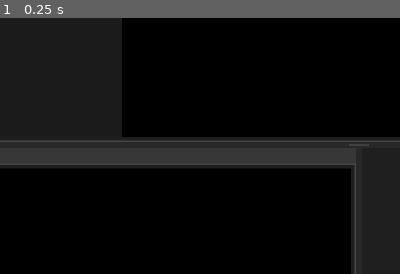
Above: before the commit, frame 1.
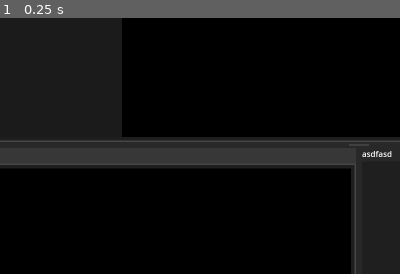
Above: after the commit, the same moment.

Repository: PatrikAAberg/dmce-gui
Game: Godot game, scene res://TraceGUI.tscn
The game is run twice, just before and just after one commit, with the same random seed, the same clock (stepped at 60 frames per second) and the same inputs.
Inputs:
- Up to frame 1 (0.25 s): no input
The pictures show only the part of the screen within x 5-55%, y 40-90%; the shares and areas given below are measured in that part.

The runs differ from the first frame. In frame 1, 0.1% of the frame differs, in the area x 90-98%, y 51-55%.
Error before the commit: Invalid access of index '0' on a base object of type: 'Array'. (res://MovieChart.gd:12)
Error after the commit: Invalid access of index '0' on a base object of type: 'Array'. (res://MovieChart.gd:19)

Commit message:
trace: search for functions in histo

Diff:
--- a/dmcetraceGUI/MovieChart.gd
+++ b/dmcetraceGUI/MovieChart.gd
@@ -2,16 +2,22 @@
 
 var tgui
 var scrollbar
+var infolabel
 var chartoffset = 0
+var width = 10
+var numprobes = 0
+var visibleprobes = 0
+var Height = 0
+var Width = 0
 
 func Init(node):
 	tgui = node
 
 func Update():
-	var Width = tgui.MovieChartContainer.size.x
-	var numprobes = len(tgui.Trace[tgui.TActive].ProbeHistogram)
-	var width = 10
-	var visibleprobes = int(Width / width)
+	Height = tgui.MovieChartContainer.size.y
+	Width = tgui.MovieChartContainer.size.x
+	numprobes = len(tgui.Trace[tgui.TActive].ProbeHistogram)
+	visibleprobes = int(Width / width)
 	if  numprobes <= visibleprobes:
 		scrollbar.visible = false
 	else:
@@ -22,11 +28,28 @@
 # Called when the node enters the scene tree for the first time.
 func _ready():
 	scrollbar = get_node("../../MovieHScrollBar")
+	infolabel = get_node("../../ProbeInfoLabel")
 	scrollbar.value_changed.connect(self._value_changed)
 
 # Called every frame. 'delta' is the elapsed time since the previous frame.
 func _process(delta):
 	pass
+
+func SetActiveProbe(probenbr):
+	var ind = tgui.Trace[tgui.TActive].UniqueProbeList.find(probenbr)
+	if ind != -1:
+		infolabel.text = tgui.Trace[tgui.TActive].LinePathFunc[ind]
+
+func MouseLeftPressed():
+	tgui.FindLineEdit.text = infolabel.text
+	var tmpindex = tgui.Trace[tgui.TActive].index
+	tgui._find_next_button_pressed()
+	if tmpindex == tgui.Trace[tgui.TActive].index:
+		tgui._find_prev_button_pressed()
+
+func MouseMoved():
+	var probenbr = tgui.Trace[tgui.TActive].UniqueProbeList[int( self.get_local_mouse_position().x / width) + chartoffset]
+	SetActiveProbe(probenbr)
 
 func _value_changed(val):
 	chartoffset = val
@@ -36,14 +59,11 @@
 	return log(value) / log(10)
 
 func _draw():
-	var Width = tgui.MovieChartContainer.size.x
-	var Height = tgui.MovieChartContainer.size.y
-	var width = 10
 	var height
-	var max = log10(tgui.Trace[tgui.TActive].ProbeHistogram.max())
+	var hmax = log10(tgui.Trace[tgui.TActive].ProbeHistogram.max())
 
 	for i in range (chartoffset, len(tgui.Trace[tgui.TActive].ProbeHistogram)):
-		height = (log10(tgui.Trace[tgui.TActive].ProbeHistogram[i]) / max) * Height
+		height = (log10(tgui.Trace[tgui.TActive].ProbeHistogram[i]) / hmax) * Height
 		if height < 2:
 			height = 2
 		draw_rect(Rect2((i - chartoffset) * width, Height, width - 2, - height), Color.DARK_BLUE, true)
--- a/dmcetraceGUI/TraceGUI.gd
+++ b/dmcetraceGUI/TraceGUI.gd
@@ -287,6 +287,7 @@
 	tracetmp.TraceEntry2ProbeListIndex = []
 	tracetmp.UniqueProbeList = [] 			# probe numbers found in the trace
 	tracetmp.ProbeHistogram = []			# Number of hits per unique probe above
+	tracetmp.LinePathFunc = []
 	tracetmp = FTreeInit(tracetmp)
 
 	if mode == "bundle":
@@ -305,7 +306,9 @@
 			var core = int(line.split("@")[0])
 			var ts = int(line.split("@")[1])
 			var srcpath = line.split("@")[2]
-			var pathfunc = srcpath + ":" + line.split("@")[4]
+			var function = line.split("@")[4]
+			var pathfunc = srcpath + ":" + function
+			var linenbr = line.split("@")[3]
 			var m = re_get_probenbr.search(line)
 			if m:
 				var pnum = int(m.get_string(1))
@@ -313,6 +316,7 @@
 				if index == -1:
 					tracetmp.UniqueProbeList.append(pnum)
 					tracetmp.ProbeHistogram.append(1)
+					tracetmp.LinePathFunc.append(srcpath + "@" + linenbr + "@" + function)
 				else:
 					tracetmp.ProbeHistogram[index] += 1
 
@@ -781,8 +785,15 @@
 		PopulateViews(TRACE)
 
 func _in_tchart(_pos):
-	if TChart.get_local_mouse_position().y  > 0 and TChart.get_local_mouse_position().x >= TChartXOffset:
-		return true
+	if TChartBox.get_local_mouse_position().y  > 0 and TChartBox.get_local_mouse_position().y < TChartBox.size.y:
+		if TChartBox.get_local_mouse_position().x > 0 and TChartBox.get_local_mouse_position().x < TChartBox.size.x:
+			return true
+	return false
+
+func _in_moviebox():
+	if MovieChartContainer.get_local_mouse_position().y  > 0 and MovieChartContainer.get_local_mouse_position().y < MovieChartContainer.size.y:
+		if MovieChartContainer.get_local_mouse_position().x > 0 and MovieChartContainer.get_local_mouse_position().x < MovieChartContainer.size.x:
+			return true
 	return false
 
 func _in_corelist(_pos):
@@ -876,6 +887,13 @@
 	if ev is InputEventMouseMotion and _in_tchart(ev.position):
 		TChart.MouseMoved()
 
+	if ev is InputEventMouseMotion and _in_moviebox():
+		MovieChart.MouseMoved()
+
+	if ev is InputEventMouseButton and _in_moviebox():
+		if ev.button_index == MOUSE_BUTTON_LEFT and ev.pressed:
+			MovieChart.MouseLeftPressed()
+
 	if ev is InputEventMouseButton and _in_corelist(ev.position):
 		if ev.button_index == MOUSE_BUTTON_LEFT and ev.pressed:
 			TCoreLabels.MouseLeftPressed()
--- a/dmcetraceGUI/TraceGUI.tscn
+++ b/dmcetraceGUI/TraceGUI.tscn
@@ -304,6 +304,12 @@
 layout_mode = 2
 size_flags_horizontal = 3
 
+[node name="ProbeInfoLabel" type="Label" parent="Background/VSplitTop/VSplitBot/TCMovieHSplitContainer/MovieContainer"]
+custom_minimum_size = Vector2(0, 20)
+layout_mode = 2
+text = "asdfasd"
+clip_text = true
+
 [node name="MovieChartContainer" type="PanelContainer" parent="Background/VSplitTop/VSplitBot/TCMovieHSplitContainer/MovieContainer"]
 clip_contents = true
 layout_mode = 2
